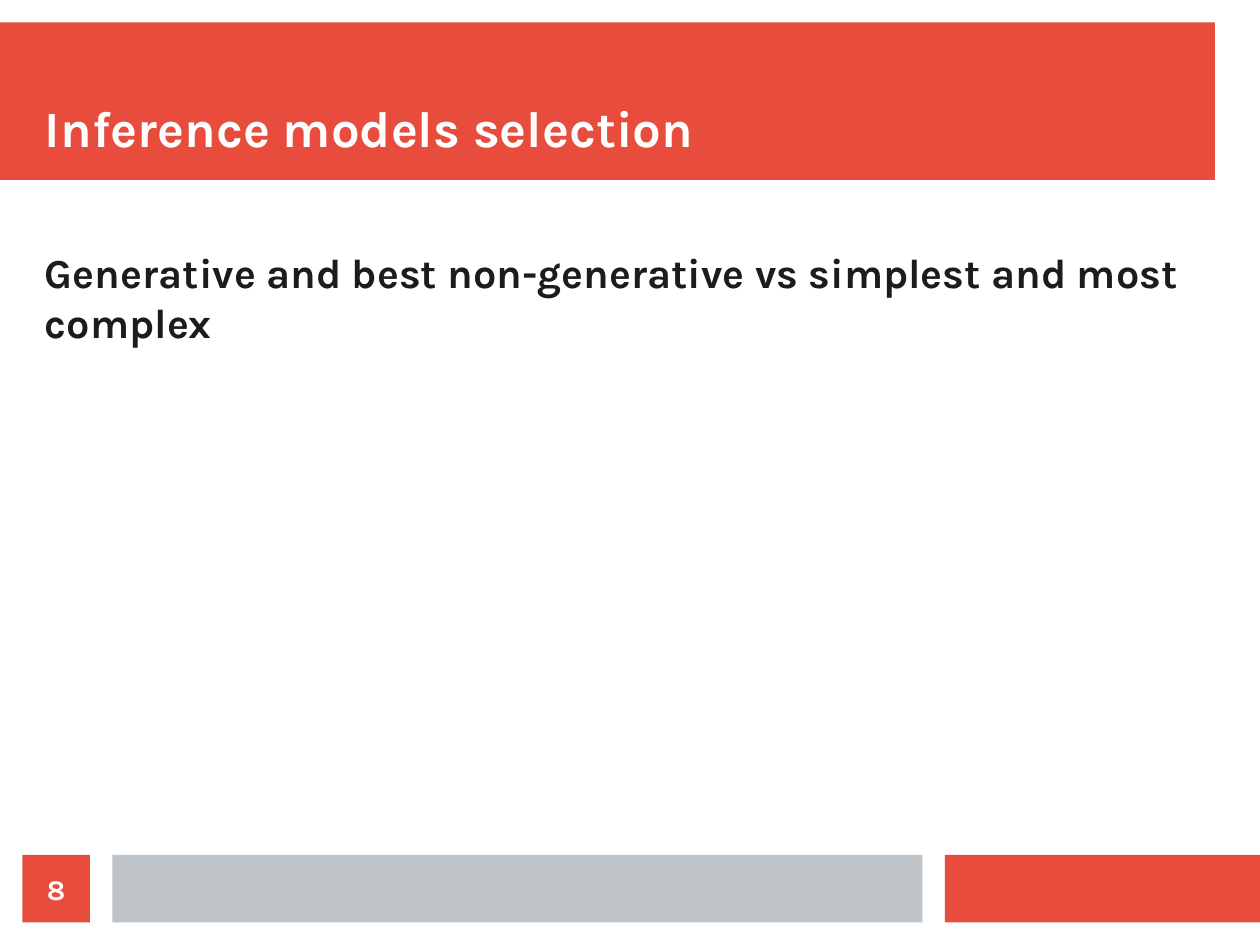
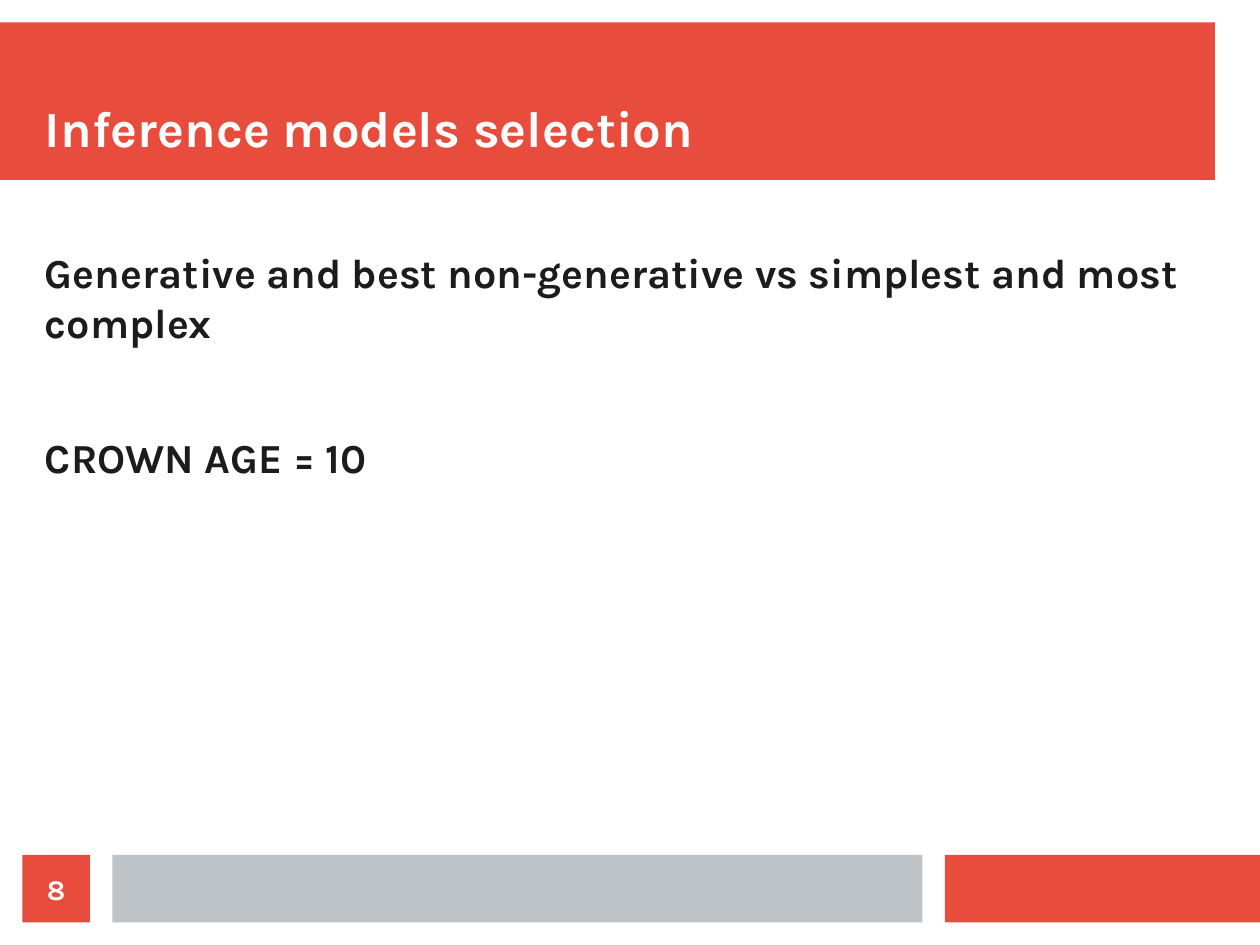
Before and after one commit to richelbilderbeek/razzo, a slide deck: slide 8 of doc/choices.odp. Drawn at 1260x945 pixels with LibreOffice and Linux fonts; fonts in the diff are those of the drawing. Boxes give left, top, right and bottom in pixels: in the first picture for what was removed or moved away, otherwise in the second. Text is boxed around its words. In the diff, an @@ line names an element or a change of style, - is before the commit and + after.

```diff
--- a/doc/choices.odp
+++ b/doc/choices.odp
@@ text at box(45, 445, 367, 474): paragraph added @@
+CROWN AGE = 10
```
Also in this commit, not shown: 2 other slides changed.
